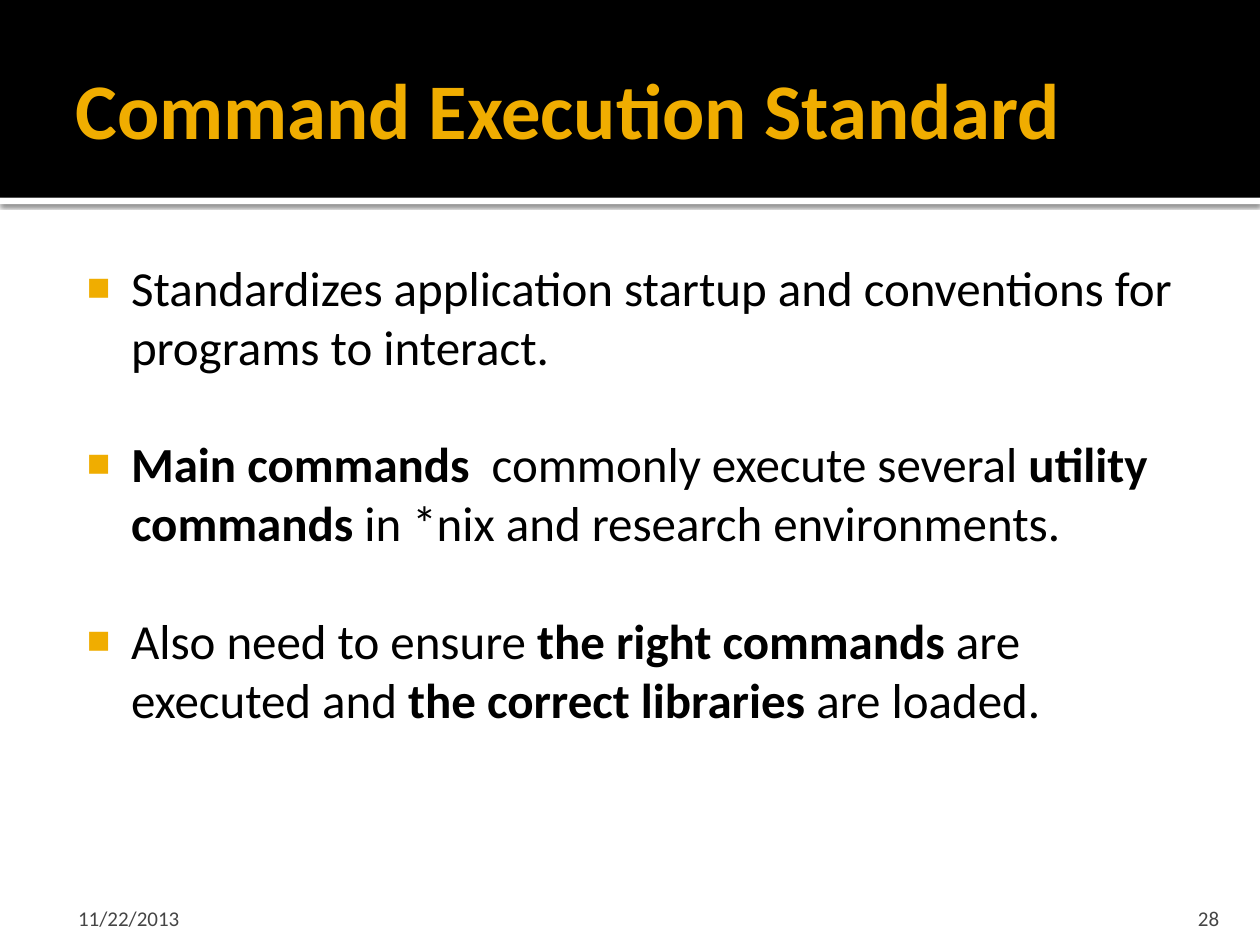
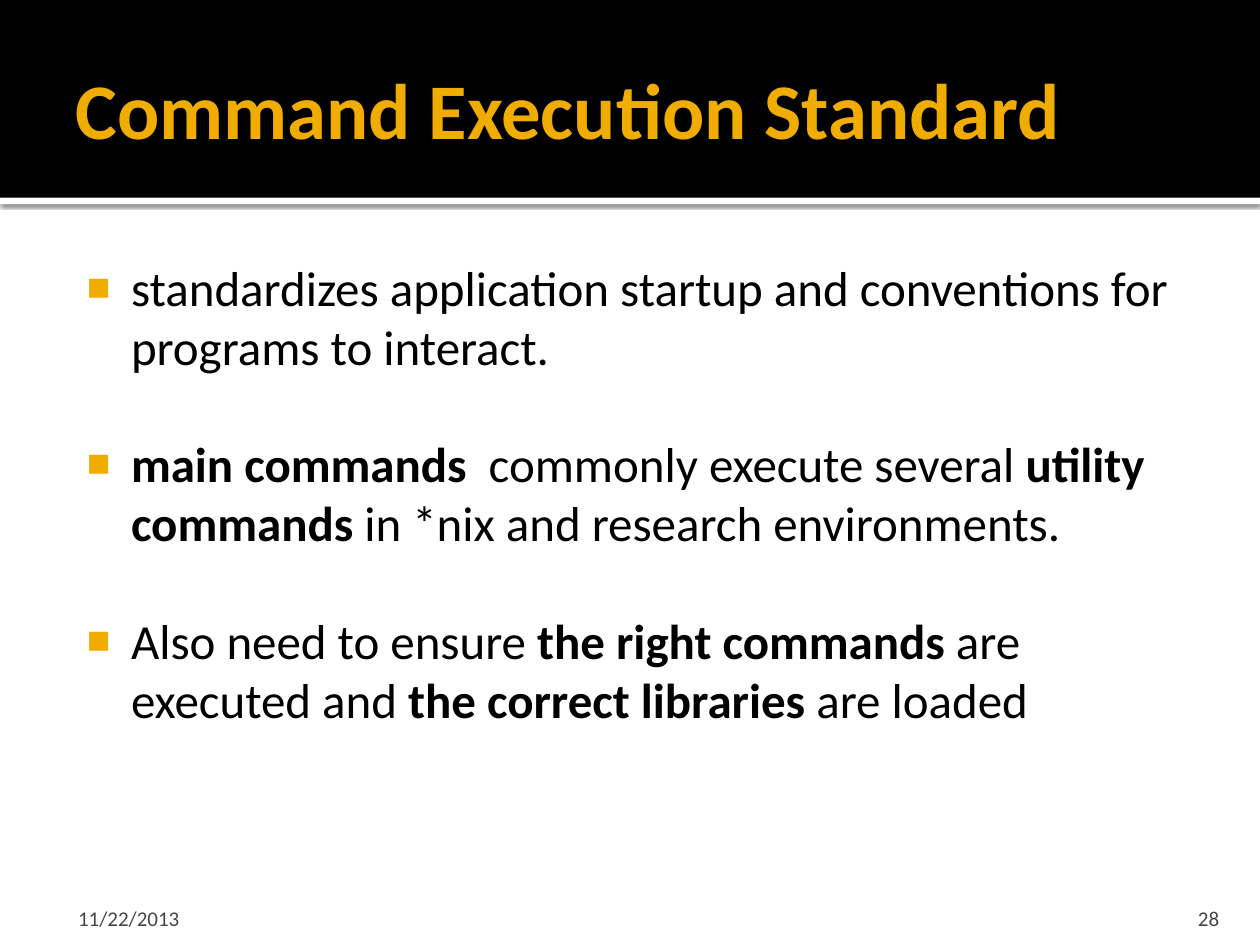
Before and after one commit to cmake-basis/legacy, a slide deck: slide 28 of doc/BASIS_Introduction.pptx. Drawn at 1260x945 pixels with LibreOffice and Linux fonts; fonts in the diff are those of the drawing. Boxes give left, top, right and bottom in pixels: in the first picture for what was removed or moved away, otherwise in the second. Text is boxed around its words. In the diff, an @@ line names an element or a change of style, - is before the commit and + after.

Commit message:
Issue #237, major update to BASIS_Introduction.pptx, improving wording and updating reference plus version information to new git location.

```diff
--- a/doc/BASIS_Introduction.pptx
+++ b/doc/BASIS_Introduction.pptx
@@ text at <box>131,272,1168,719</box>: text changed @@
-■ Standardizes application startup and conventions for programs to interact.
-■ Main commands commonly execute several utility commands in *nix and research environments.
-■ Also need to ensure the right commands are executed and the correct libraries are loaded.
+■ standardizes application startup and conventions for programs to interact.
+■ main commands commonly execute several utility commands in *nix and research environments.
+■ Also need to ensure the right commands are executed and the correct libraries are loaded
```
Also in this commit, not shown: 10 other slides changed, 4 slides added.
